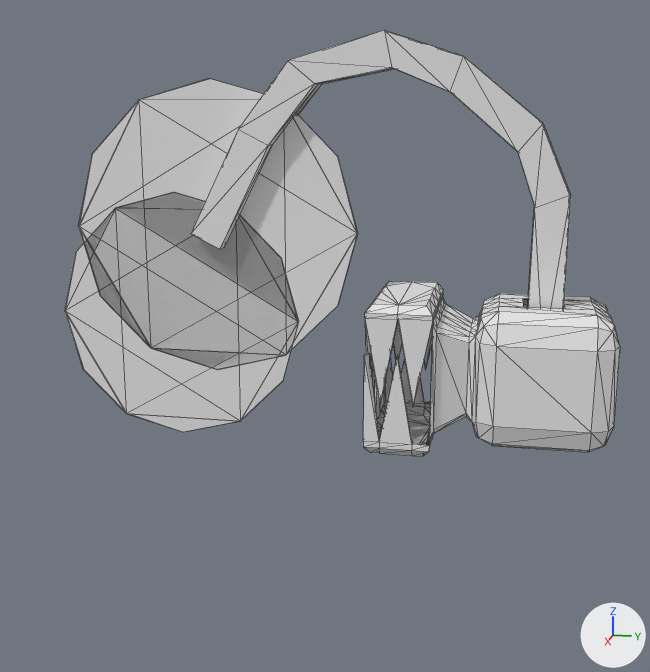
A saved change to the glTF model Assets/Models/Characters/EnemyMeleeProto.glb.
Camera for both pictures: a camera (50 mm lens) standing at (3.13, 0.22, 2.11) and looking at (-0.03, -0.42, 1.32). The axes (+X, +Y, +Z) are drawn at lower right. The lights are the same throughout. Mesh edges are drawn as thin lines. Where no turn or scale is listed for an object, it has been applied to the vertices. Vertices at the same position are counted once.
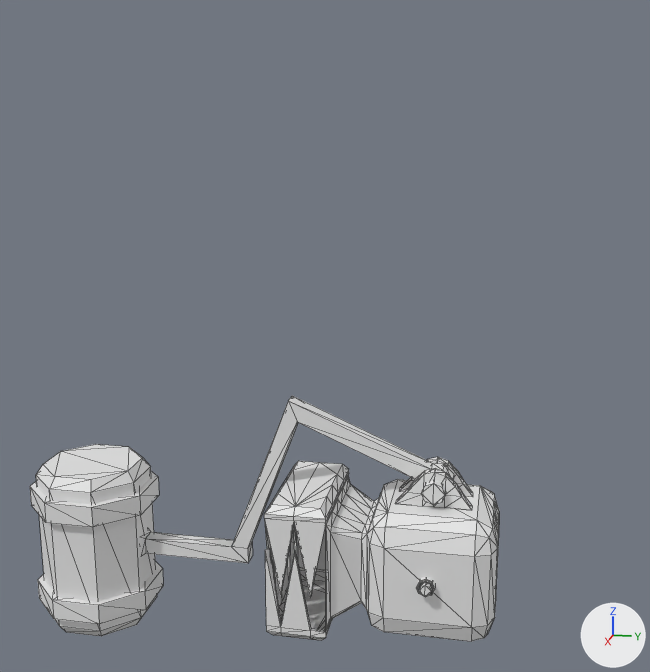
Commit message: Add updated enemy melee model

What differs and where, as boxes [x1, y1, x2, y2] in the pictures (650 x 672 px):
'Cube', reshaped, moved (45% narrower, 57% shorter): before [191, 30, 620, 457]; after [264, 457, 499, 642]
'Circle.001', deleted: before [78, 78, 358, 370]
'Circle', deleted: before [65, 193, 298, 432]
'Cylinder', added: after [30, 396, 454, 636]
part 1 of me_cube, added: after [421, 480, 446, 505]
part 2 of me_cube, added: after [417, 577, 435, 597]
part 3 of me_cube, added: after [395, 468, 472, 510]
part 4 of me_cube, added: after [399, 457, 473, 497]
part 5 of me_cube, cut back: before [191, 30, 615, 325]; after [375, 479, 499, 529]

Patch to the scene script:
```diff
--- a/Assets/Models/Characters/EnemyMeleeProto.glb.py
+++ b/Assets/Models/Characters/EnemyMeleeProto.glb.py
@@ me_cube @@
 # used by ob_cube; location = (0.0, 0.0, 1.192)
-me_cube.from_pydata(...)  # 365 vertices, 689 faces; spans x -0.238..0.238, y -0.89..0.599, z -0.22..1.184
+me_cube.from_pydata(...)  # 426 vertices, 791 faces; spans x -0.277..0.277, y -0.228..0.599, z -0.22..0.421
+# me_cube part 1: a new loose piece, an 8-sided cylinder along x spanning x -0.109..0.109, y 0.32..0.406, z 0.306..0.392
+# me_cube part 2: a new loose piece of 88 vertices spanning x -0.277..0.277, y 0.324..0.388, z 0.028..0.091
+# me_cube part 3: a new loose piece of 34 vertices spanning x 0.039..0.077, y 0.223..0.5, z 0.286..0.421
+# me_cube part 4: a new loose piece of 30 vertices spanning x -0.077..-0.039, y 0.223..0.5, z 0.286..0.421
+# me_cube part 5
+# 107 vertices are removed from x -0.214..0.214, y -0.89..0.52, z -0.044..1.184
+# 226 faces are deleted
+# 24 new faces join them
@@ me_cylinder_001 @@
+me_cylinder_001.from_pydata(...)  # 98 vertices, 192 faces; spans x -0.23..0.23, y -1.59..0.06, z -0.68..0.29
@@ ob_cube @@
 ob_cube = bpy.data.objects.new('Cube', me_cube)
-ob_cube.location = (0.0, 0.0, 1.192)
+ob_cube.location = (0.0, -0.356, 0.44)
@@ ob_circle @@
-ob_circle = bpy.data.objects.new('Circle', me_circle)
-ob_circle.location = (0.0, -0.97, 1.376)
@@ ob_circle_001 @@
-ob_circle_001 = bpy.data.objects.new('Circle.001', me_circle_001)
-ob_circle_001.location = (0.0, -0.822, 1.704)
@@ ob_cylinder @@
+ob_cylinder = bpy.data.objects.new('Cylinder', me_cylinder_001)
+ob_cylinder.location = (0.0, 0.009, 0.788)
```
